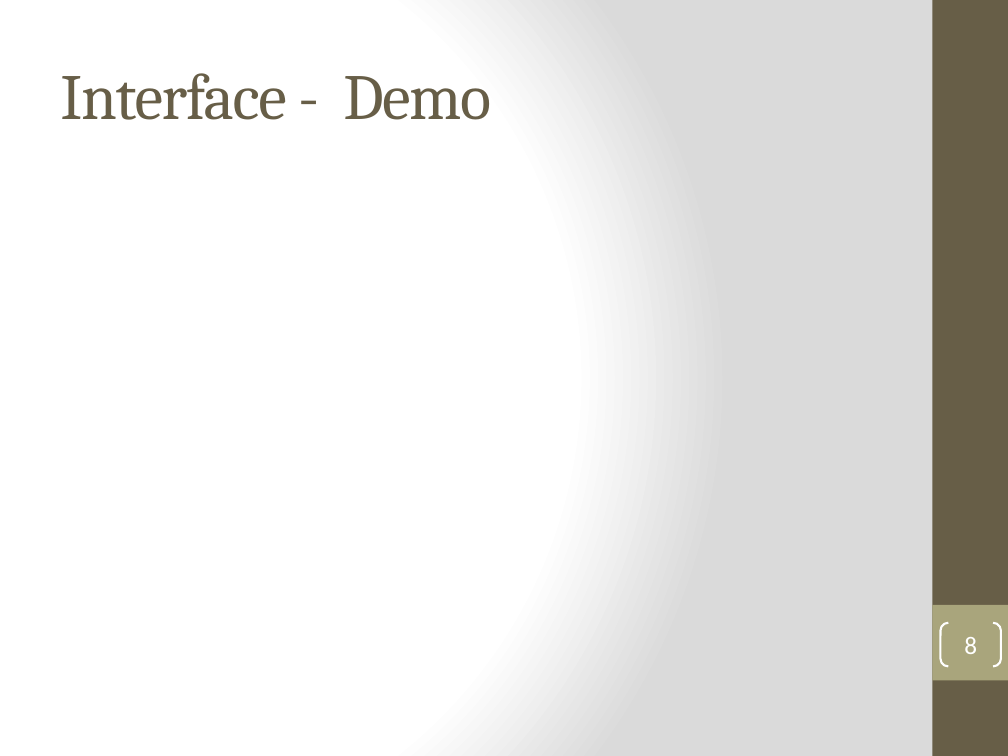
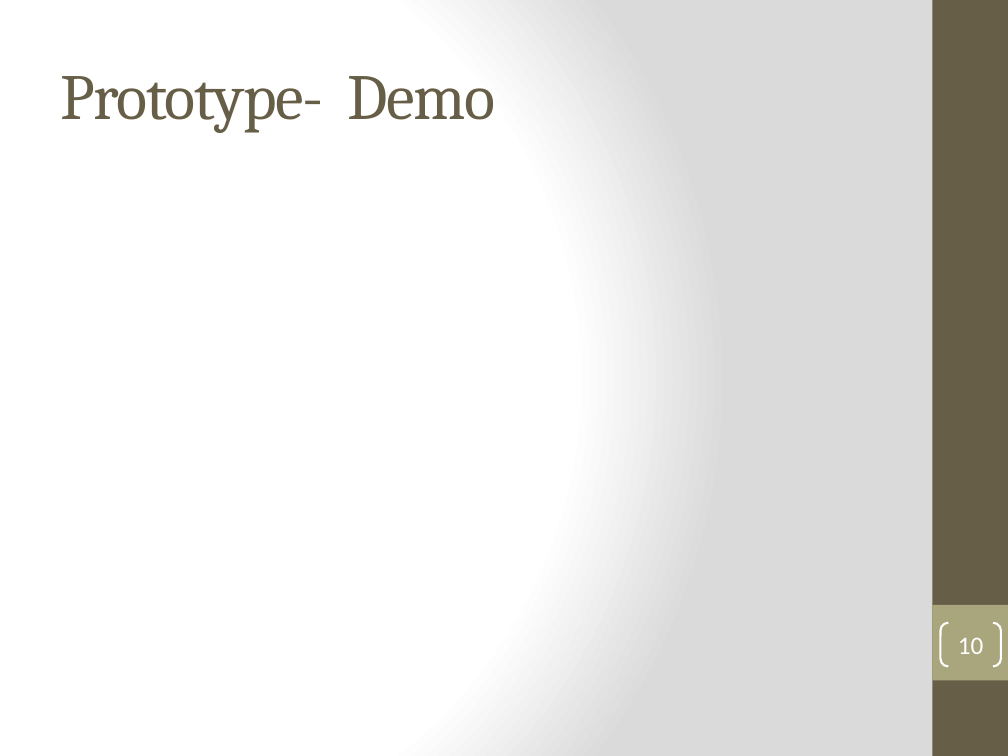
Before and after one commit to DanLain/ProjectManagement, a slide deck: slide 10 of Iteration 3 PowerPoint/Team 3 Iteration 3.pptx (slide 8 before the commit). Drawn at 1008x756 pixels with LibreOffice and Linux fonts; fonts in the diff are those of the drawing. Boxes give left, top, right and bottom in pixels: in the first picture for what was removed or moved away, otherwise in the second. Text is boxed around its words. In the diff, an @@ line names an element or a change of style, - is before the commit and + after.

```diff
--- a/Iteration 3 PowerPoint/Team 3 Iteration 3.pptx
+++ b/Iteration 3 PowerPoint/Team 3 Iteration 3.pptx
@@ title at bbox=[60, 76, 496, 133]: text changed @@
-Interface - Demo
+Prototype- Demo
@@ page number at bbox=[958, 638, 984, 654]: text changed @@
-8
+10
```
Also in this commit, not shown: 2 other slides changed, 1 other file.
